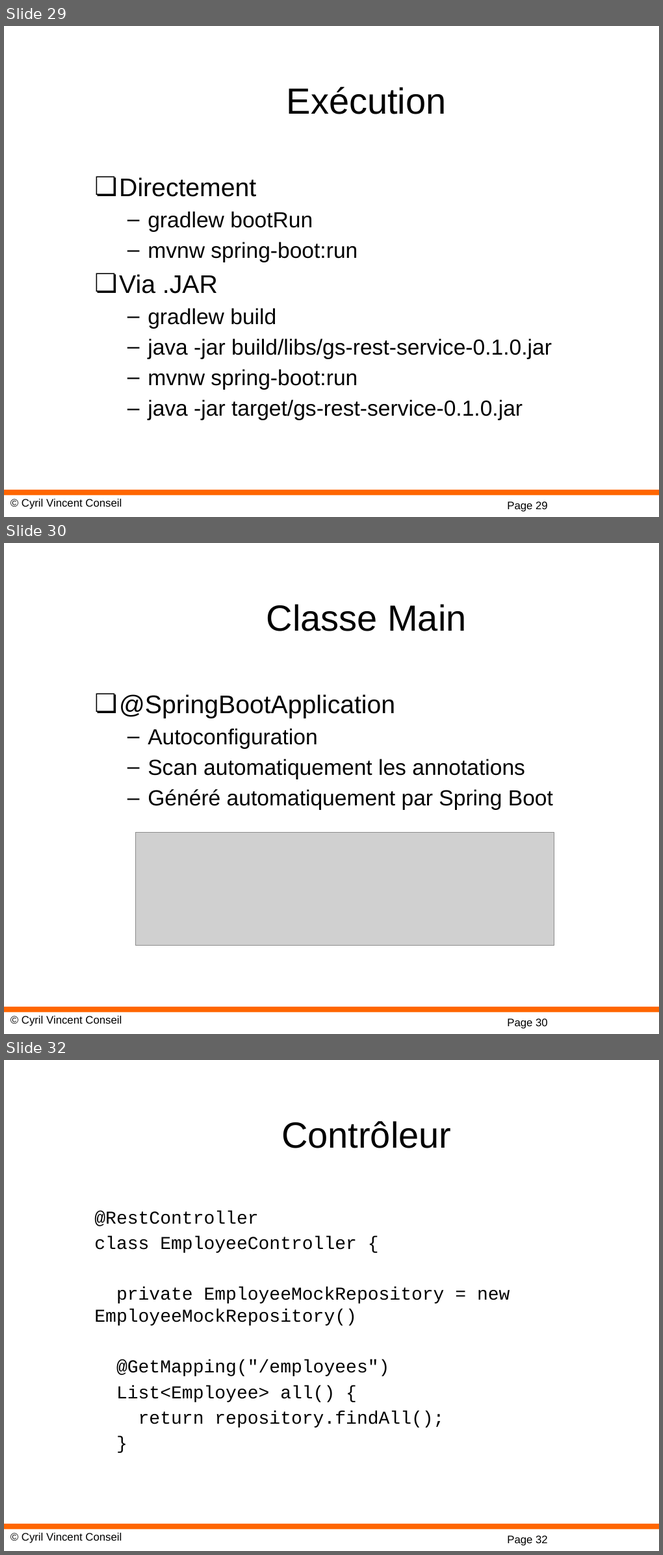
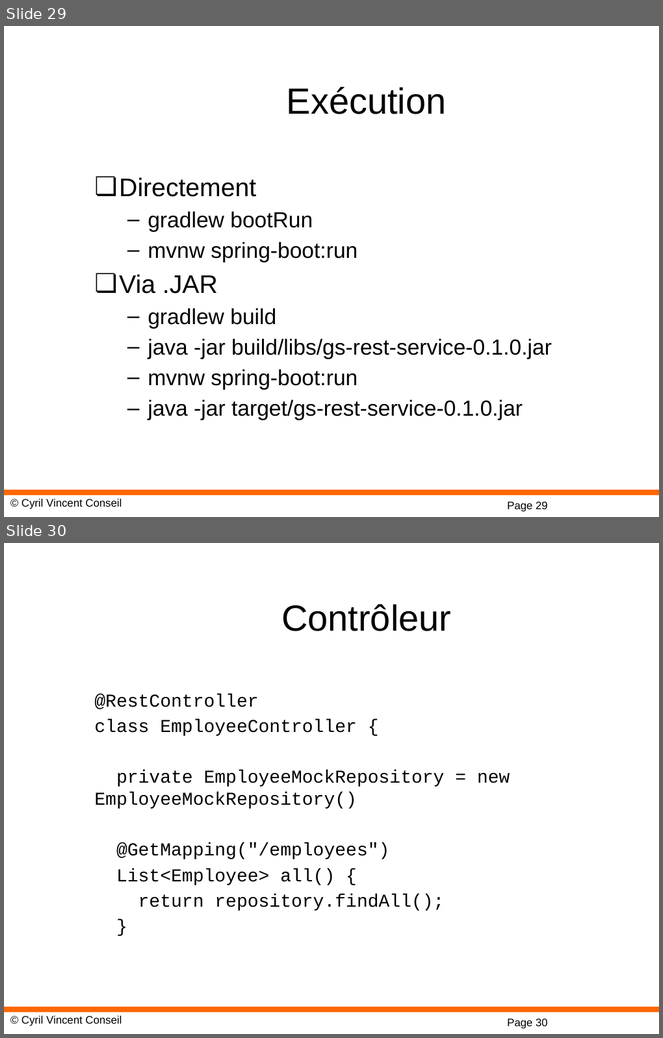
Before and after one commit to cyrilvincent/spring, a slide deck: ppt/Spring-08-SpringRest.pptx. Shown one above the other, each under a label of ours: slides 29, 30 and 32 before the commit, slides 29 and 30 after it; the slides between them are not shown. The pictures are 663x1555 and 663x1038 pixels, drawn with LibreOffice and Linux fonts; fonts in the diff are those of the drawing; grey boxes stand for pictures; background and template pictures are left out. Boxes give left, top, right and bottom in pixels: in the first picture for what was removed or moved away, otherwise in the second. Text is boxed around its words. In the diff, an @@ line names an element or a change of style, - is before the commit and + after.

```diff
--- a/ppt/Spring-08-SpringRest.pptx
+++ b/ppt/Spring-08-SpringRest.pptx
@@ slide 30 removed at bbox=[4, 543, 659, 1034], background #FFFFFF; not listed: 3 template elements that a slide beside it also shows @@
@@ title removed at bbox=[267, 604, 466, 631] @@
-Classe Main
@@ text removed at bbox=[119, 694, 553, 810] @@
-❏ @SpringBootApplication
-  – Autoconfiguration
-  – Scan automatiquement les annotations
-  – Généré automatiquement par Spring Boot
@@ picture removed at bbox=[136, 833, 555, 946] @@
@@ what was slide 32 is now slide 30 @@
@@ page number at bbox=[507, 1019, 548, 1029]: text changed @@
-Page 32
+Page 30
```
Also in this commit, not shown: 1 slide changed, 5 other slides removed, 10 other files.
